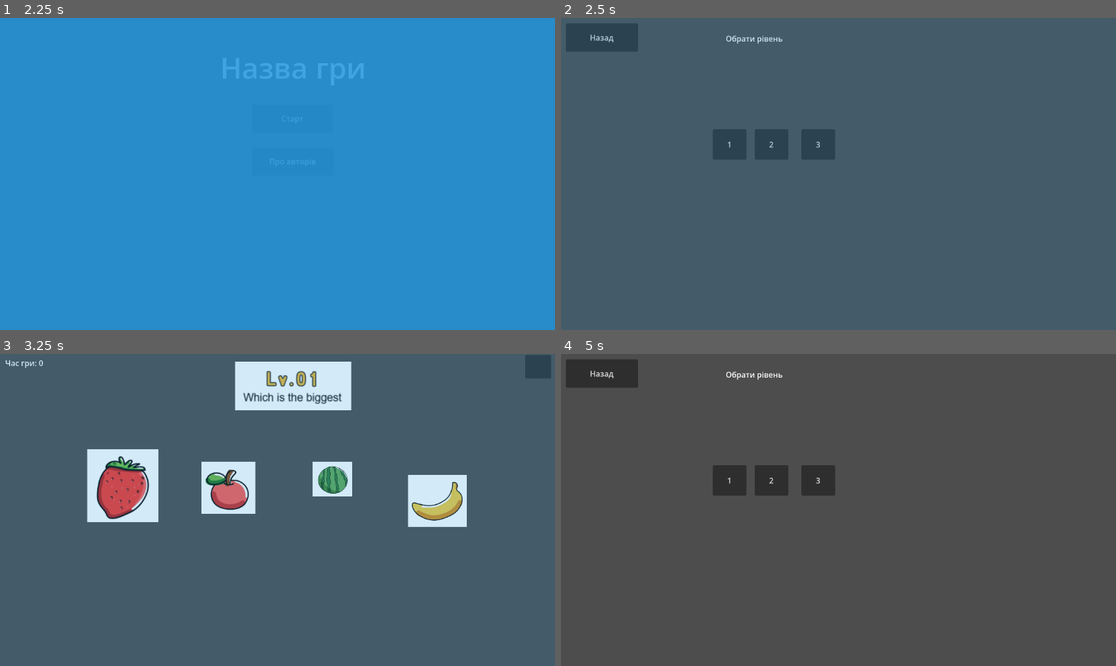
Above: before the commit, frames 1-4 (two rows, left to right).
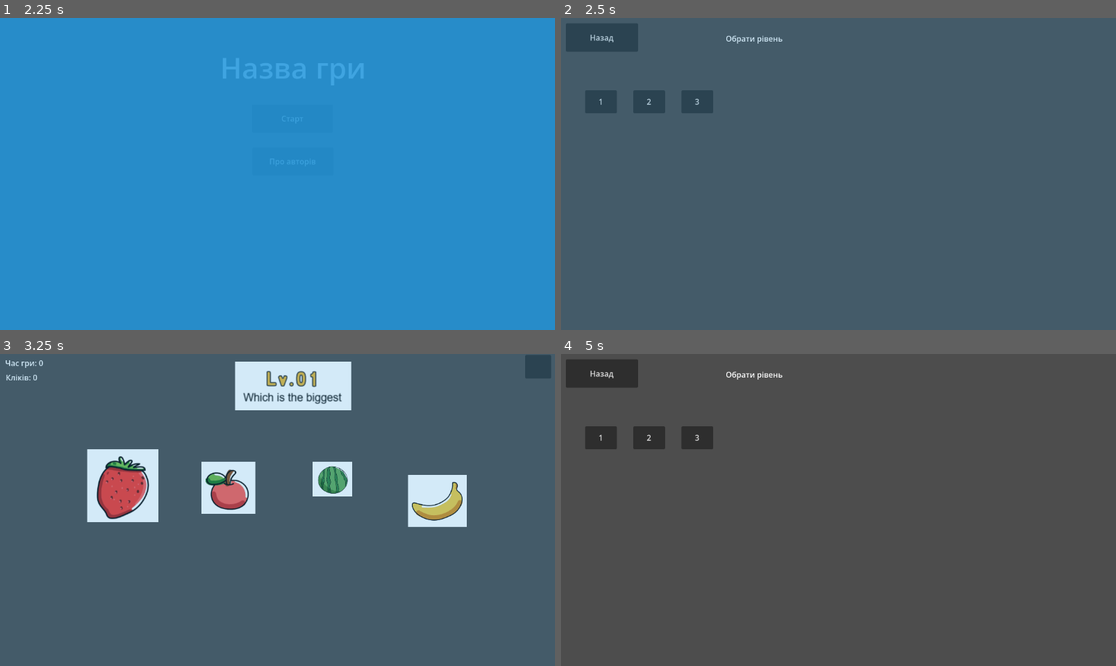
Above: after the commit, the same moments.

Repository: GeneralVimes/test-interface
Game: Godot game, scene res://start_screen.tscn
The game is run twice, just before and just after one commit, with the same random seed, the same clock (stepped at 60 frames per second) and the same inputs. The engine's default icon, where the game draws it, is replaced by a stand-in: a white triangle on a blue panel in a dark square.
Inputs (mouse positions are in pixels of both pictures, inside the frame that each line leads up to):
- Up to frame 1 (2.25 s): click "Про авторів" at 0.5 s; click "Назад" at 1.25 s; click "Старт" at 2 s
- Up to frame 2 (2.5 s): no input
- Up to frame 3 (3.25 s): click "1" at 2.75 s
- Up to frame 4 (5 s): drag from (683, 488) to (999, 500) at 3.52 s; click "Вибір рівня" at 4.25 s

Frame 1 is identical in both runs. In frame 2, 2.9% of the frame differs, in the area x 4-50%, y 23-46%; in frame 3, less than 0.1%; in frame 4, 3.0%.

Commit message:
динамічне створення кнопок вибору рівнів

Diff:
--- a/game_screen.gd
+++ b/game_screen.gd
@@ -2,22 +2,24 @@
 
 var menu = null
 var game_time = 0
+var num_clicks = 0
 
 func _ready() -> void:
 	$Label3.text = "Рівень: "+str(Globals.selected_level_id)
 	var current_level_scene:LevelWithSignals = null
-	if Globals.selected_level_id==1:
-		current_level_scene = preload("res://levels/Level1.tscn").instantiate()
-	if Globals.selected_level_id==2:
-		current_level_scene = preload("res://levels/Level2.tscn").instantiate()
-	if Globals.selected_level_id==3:
-		current_level_scene = preload("res://levels/Level3.tscn").instantiate()
+
+	current_level_scene=load(Globals.all_levels[Globals.selected_level_id-1]).instantiate()
 
 	if current_level_scene!=null:
 		add_child(current_level_scene)
 		current_level_scene.defeat.connect(loose_game)
 		current_level_scene.victory.connect(win_game)
 
+func _input(event: InputEvent) -> void:
+	if event is InputEventMouseButton:
+		if event.pressed:
+			num_clicks+=1
+			$LabelClicks.text = "Кліків: "+str(num_clicks)
 
 func _on_menu_button_button_down() -> void:
 	if menu==null:
@@ -33,6 +35,9 @@
 	Globals.transit_to_scene("res://defeat_screen.tscn")
 
 func win_game():
+	Globals.level_times[Globals.selected_level_id-1]=game_time
+	Globals.level_clicks[Globals.selected_level_id-1] = num_clicks
+
 	Globals.transit_to_scene("res://victory_screen.tscn")
 
 
--- a/game_screen.tscn
+++ b/game_screen.tscn
@@ -25,6 +25,13 @@
 offset_right = 102.0
 offset_bottom = 42.0
 text = "Час гри: 0"
+
+[node name="LabelClicks" type="Label" parent="." unique_id=641856670]
+offset_left = 12.0
+offset_top = 37.0
+offset_right = 83.0
+offset_bottom = 60.0
+text = "Кліків: 0"
 
 [node name="Timer" type="Timer" parent="." unique_id=246240118]
 autostart = true
--- a/globals.gd
+++ b/globals.gd
@@ -1,5 +1,20 @@
 extends Node
 var selected_level_id = 1
+
+var all_levels=[
+	"res://levels/Level1.tscn",
+	"res://levels/Level2.tscn",
+	"res://levels/Level3.tscn"
+]
+
+var level_times=[]
+
+var level_clicks=[]
+
+func _ready() -> void:
+	for i in range(len(all_levels)):
+		level_times.append(-1)
+		level_clicks.append(-1)
 
 func transit_to_scene(scn):
 	var tm = preload("res://transition_manager.tscn").instantiate()
--- /dev/null
+++ b/level_select_button.gd
@@ -0,0 +1,22 @@
+extends Button
+
+var my_level=0
+
+func init_view(lvl):
+	my_level=lvl
+	self.text = str(my_level)
+	if Globals.level_clicks[my_level-1]!=-1:
+		$LabelClicks.text = "Clicks: "+str(Globals.level_clicks[my_level-1])
+	else:
+		$LabelClicks.text = ""
+
+	if Globals.level_times[my_level-1]!=-1:
+		$LabelTime.text = "Time: "+str(Globals.level_times[my_level-1])
+	else:
+		$LabelTime.text = ""
+
+
+func _on_button_down() -> void:
+	Globals.selected_level_id = my_level
+	Globals.transit_to_scene("res://game_screen.tscn")
+	pass # Replace with function body.
--- /dev/null
+++ b/level_select_button.tscn
@@ -0,0 +1,26 @@
+[gd_scene format=3 uid="uid://de43cmi1d3cs2"]
+
+[ext_resource type="Script" uid="uid://6m0bb1oe8qhg" path="res://level_select_button.gd" id="1_kloqe"]
+
+[node name="LevelSelectButton" type="Button" unique_id=1917901923]
+offset_right = 66.0
+offset_bottom = 48.0
+script = ExtResource("1_kloqe")
+
+[node name="LabelClicks" type="Label" parent="." unique_id=1294968014]
+layout_mode = 0
+offset_left = 3.0
+offset_top = 48.0
+offset_right = 52.0
+offset_bottom = 71.0
+text = "Clicks:"
+
+[node name="LabelTime" type="Label" parent="." unique_id=701356149]
+layout_mode = 0
+offset_left = 4.0
+offset_top = 70.0
+offset_right = 47.0
+offset_bottom = 93.0
+text = "Time:"
+
+[connection signal="button_down" from="." to="." method="_on_button_down"]
--- a/level_select_screen.gd
+++ b/level_select_screen.gd
@@ -1,5 +1,16 @@
 extends Node2D
 
+func _ready():
+	for i in range(len(Globals.all_levels)):
+		var b = preload("res://level_select_button.tscn").instantiate()
+		add_child(b)
+		b.init_view(i+1)
+
+		var col_id = i%11
+		var row_id = floor(i/11)
+
+		b.position.x = 50+100*col_id
+		b.position.y = 150+150*row_id
 
 func _on_button_back_button_down() -> void:
 	Globals.transit_to_scene("res://start_screen.tscn")
--- a/level_select_screen.tscn
+++ b/level_select_screen.tscn
@@ -4,27 +4,6 @@
 
 [node name="LevelSelectScreen" type="Node2D" unique_id=2137552855]
 script = ExtResource("1_oumdo")
-
-[node name="Button" type="Button" parent="." unique_id=1026498552]
-offset_left = 315.0
-offset_top = 231.0
-offset_right = 385.0
-offset_bottom = 294.0
-text = "1"
-
-[node name="Button2" type="Button" parent="." unique_id=1111669880]
-offset_left = 402.0
-offset_top = 231.0
-offset_right = 472.0
-offset_bottom = 294.0
-text = "2"
-
-[node name="Button3" type="Button" parent="." unique_id=848245016]
-offset_left = 499.0
-offset_top = 231.0
-offset_right = 569.0
-offset_bottom = 294.0
-text = "3"
 
 [node name="ButtonBack" type="Button" parent="." unique_id=2125003435]
 offset_left = 10.0
@@ -40,7 +19,4 @@
 offset_bottom = 73.0
 text = "Обрати рівень"
 
-[connection signal="button_down" from="Button" to="." method="_on_button_button_down" binds= [1]]
-[connection signal="button_down" from="Button2" to="." method="_on_button_button_down" binds= [2]]
-[connection signal="button_down" from="Button3" to="." method="_on_button_button_down" binds= [3]]
 [connection signal="button_down" from="ButtonBack" to="." method="_on_button_back_button_down"]
--- a/victory_screen.gd
+++ b/victory_screen.gd
@@ -1,5 +1,28 @@
 extends Node2D
 
+func _ready() -> void:
+	print(Globals.level_times)
+	print(Globals.level_clicks)
+	$LabelResults.text = "Ви витратили "+\
+		str(Globals.level_times[Globals.selected_level_id-1])+\
+		" секунд та зробили "+\
+		str(Globals.level_clicks[Globals.selected_level_id-1])+\
+		" кліків"
+	if Globals.selected_level_id<len(Globals.all_levels):
+		$ButtonNext.visible=true
+	else:
+		$ButtonNext.visible=false
 
 func _on_button_button_down() -> void:
 	Globals.transit_to_scene("res://level_select_screen.tscn")
+
+
+func _on_button_replay_button_down() -> void:
+	Globals.transit_to_scene("res://game_screen.tscn")
+	pass # Replace with function body.
+
+
+func _on_button_next_button_down() -> void:
+	Globals.selected_level_id+=1
+	Globals.transit_to_scene("res://game_screen.tscn")
+	pass # Replace with function body.
--- a/victory_screen.tscn
+++ b/victory_screen.tscn
@@ -12,11 +12,33 @@
 offset_bottom = 79.0
 text = "Вітаємо!"
 
+[node name="ButtonReplay" type="Button" parent="." unique_id=1324194884]
+offset_left = 480.0
+offset_top = 419.0
+offset_right = 632.0
+offset_bottom = 474.0
+text = "Переграти рівень"
+
+[node name="ButtonNext" type="Button" parent="." unique_id=1199027084]
+offset_left = 736.0
+offset_top = 417.0
+offset_right = 890.0
+offset_bottom = 469.0
+text = "Наступний рівень"
+
 [node name="Button" type="Button" parent="." unique_id=1190248027]
-offset_left = 484.0
-offset_top = 230.0
-offset_right = 634.0
-offset_bottom = 291.0
+offset_left = 176.0
+offset_top = 420.0
+offset_right = 326.0
+offset_bottom = 481.0
 text = "Вибір рівня"
 
+[node name="LabelResults" type="Label" parent="." unique_id=136442369]
+offset_left = 317.0
+offset_top = 91.0
+offset_right = 813.0
+offset_bottom = 138.0
+
+[connection signal="button_down" from="ButtonReplay" to="." method="_on_button_replay_button_down"]
+[connection signal="button_down" from="ButtonNext" to="." method="_on_button_next_button_down"]
 [connection signal="button_down" from="Button" to="." method="_on_button_button_down"]
Not shown, added: level_select_button.gd.uid
